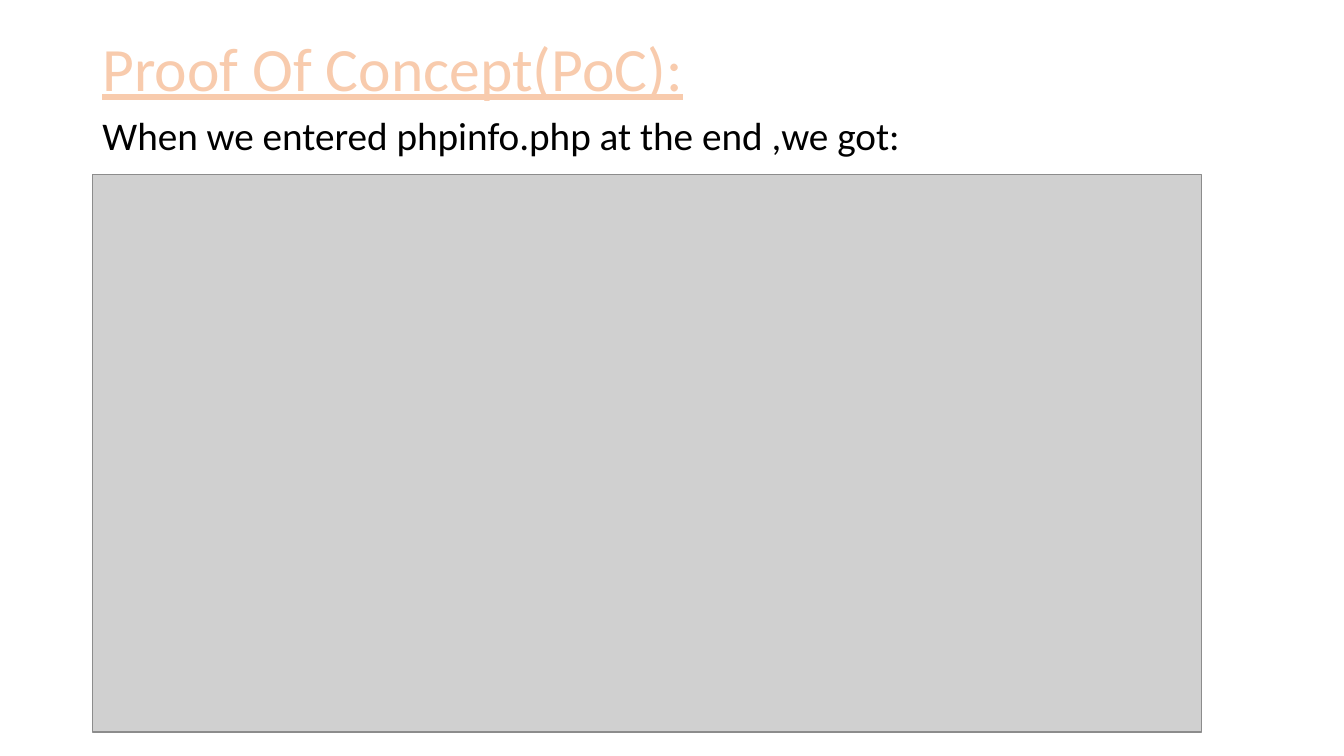
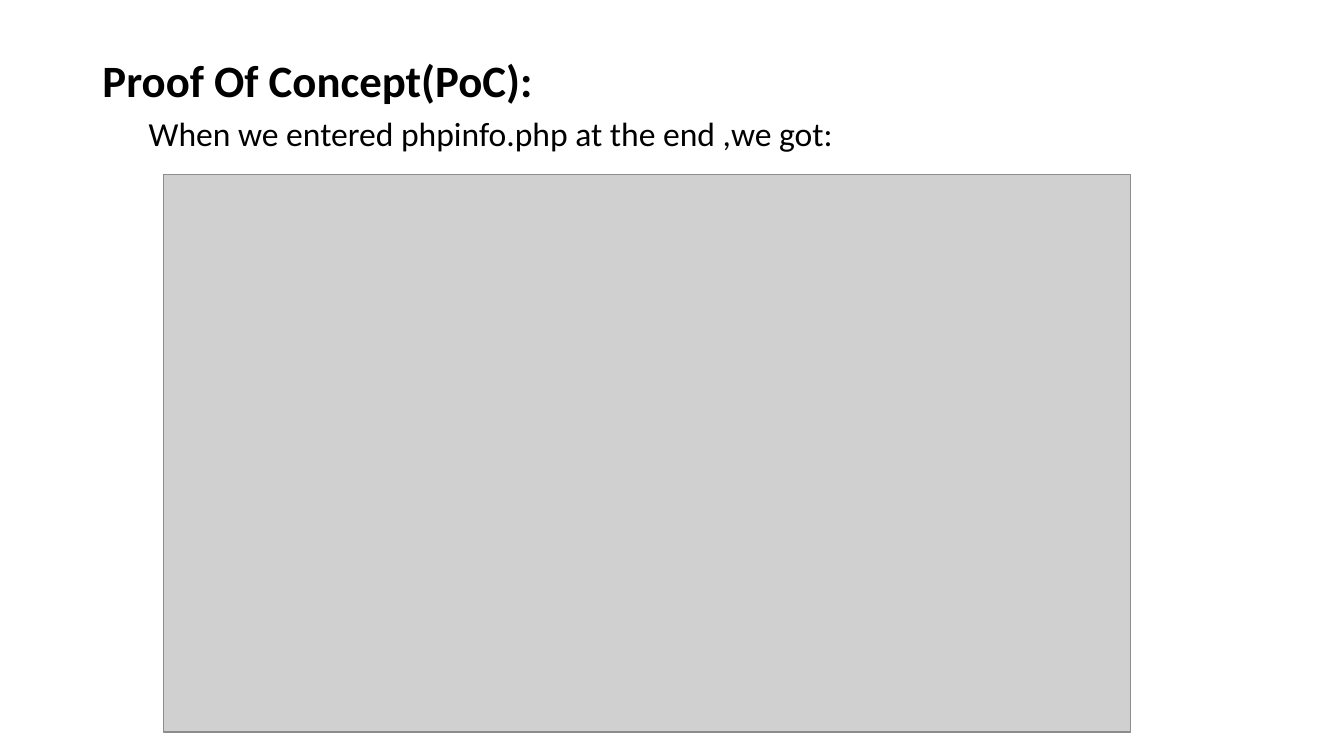
Before and after one commit to RocktimRajkumar/CEH-hack-a-thon, a slide deck: slide 112 of reports/Lifestyle Store/LifeStyle Store Application Reports.pptx. Drawn at 1344x756 pixels with LibreOffice and Linux fonts; fonts in the diff are those of the drawing; grey boxes stand for pictures. Boxes give left, top, right and bottom in pixels: in the first picture for what was removed or moved away, otherwise in the second. Text is boxed around its words. In the diff, an @@ line names an element or a change of style, - is before the commit and + after.

```diff
--- a/reports/Lifestyle Store/LifeStyle Store Application Reports.pptx
+++ b/reports/Lifestyle Store/LifeStyle Store Application Reports.pptx
@@ title "Proof Of Concept(PoC):": place and size @@
-title "Proof Of Concept(PoC):" at (102, 46, 683, 101)
+title "Proof Of Concept(PoC):" at (102, 64, 533, 104)
@@ title "Proof Of Concept(PoC):" at (102, 64, 533, 104): size 44 to 32 pt, text colour #F8CBAD to #000000, letter outline #ED7D31 1.75 pt to none, bold on, underline off @@
@@ text "When we entered phpinfo.php at ...": place and size @@
-text "When we entered phpinfo.php at ..." at (102, 122, 899, 157)
+text "When we entered phpinfo.php at ..." at (149, 122, 833, 152)
@@ text "When we entered phpinfo.php at ..." at (149, 122, 833, 152): size 28 to 24 pt @@
@@ picture: place and size @@
-picture at (93, 174, 1202, 733)
+picture at (163, 174, 1130, 733)
```
Also in this commit, not shown: 10 other slides changed.
